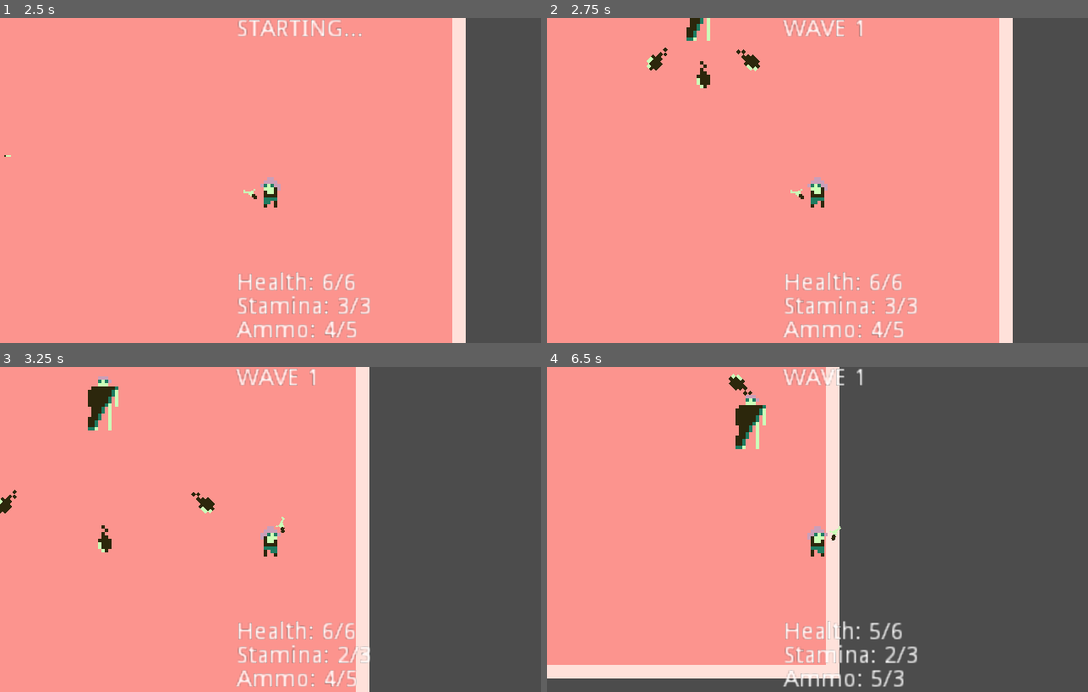
Above: before the commit, frames 1-4 (two rows, left to right).
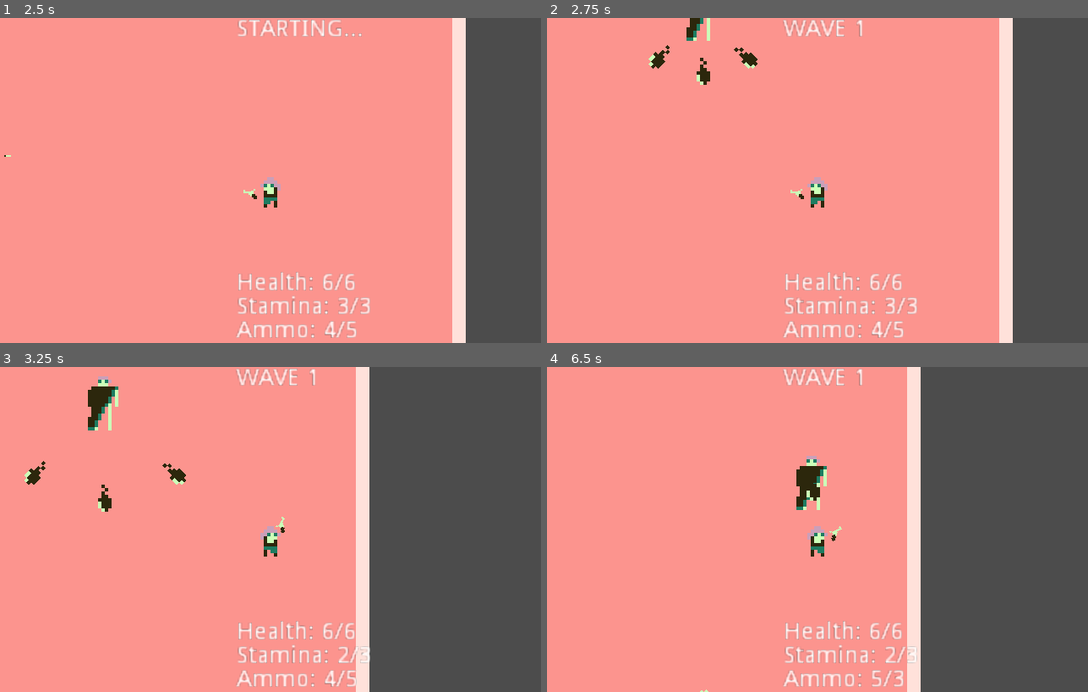
Above: after the commit, the same moments.

Repository: prezrenz/vampires-until-dawn
Game: Godot game, scene res://ui/MainMenu.tscn
Two runs of this game, one before a commit and one after it. Both use one fixed random seed, a clock stepped at 60 frames per second and the inputs below.
Inputs (mouse positions are in pixels of both pictures, inside the frame that each line leads up to):
- Up to frame 1 (2.5 s): click "PLAY" at 0.5 s; tap Enter at 1.25 s; move the mouse to (389, 164) at 1.27 s; hold D (move_right) 1.28-2.03 s; tap Space (dodge) at 1.35 s; move the mouse to (162, 196) at 2.02 s; hold S (move_down) from 2.03 s (still down); click (162, 196) at 2.1 s
- Up to frame 2 (2.75 s): keep holding S (move_down)
- Up to frame 3 (3.25 s): move the mouse to (324, 458) at 2.77 s; release S (move_down) at 2.78 s; hold D (move_right) from 2.78 s (still down); tap Space (dodge) at 2.85 s
- Up to frame 4 (6.5 s): move the mouse to (790, 594) at 3.52 s; release D (move_right) at 3.53 s; hold W (move_up) 3.53-4.28 s; click (790, 594) at 3.6 s; move the mouse to (979, 578) at 4.27 s; hold A (move_left) 4.28-5.78 s; tap Space (dodge) at 4.35, 5.85 s; tap R (reload) at 4.9 s; move the mouse to (655, 480) at 5.02 s; click (655, 480) at 5.1 s; move the mouse to (844, 529) at 5.77 s; hold S (move_down) from 5.78 s (still down)

Frame 1 is identical in both runs. In frame 2, 0.3% of the frame differs, in the area x 18-40%, y 8-22%; in frame 3, 0.7%; in frame 4, 23%, in the area x 0-70%, y 0-100%.

Commit message:
increase ammo spawn rate, decrease orb speed

Diff:
--- a/Game.tscn
+++ b/Game.tscn
@@ -165,7 +165,7 @@
 autostart = true
 
 [node name="AmmoSpawnTimer" type="Timer" parent="."]
-wait_time = 6.0
+wait_time = 3.0
 autostart = true
 
 [node name="WaveTimer" type="Timer" parent="."]
--- a/Orb.gd
+++ b/Orb.gd
@@ -1,7 +1,7 @@
 extends KinematicBody2D
 
 
-export (int) var speed = 200
+export (int) var speed = 100
 var velocity = Vector2.ZERO
 
 # Called when the node enters the scene tree for the first time.
@@ -16,8 +16,8 @@
 	if collision_info:
 		velocity = velocity.bounce(collision_info.normal)
 		rotation = velocity.angle()
-		velocity.x *= 0.9
-		velocity.y *= 0.9
+		velocity.x *= 0.5
+		velocity.y *= 0.5
 
 
 func _on_DespawnTimer_timeout():
